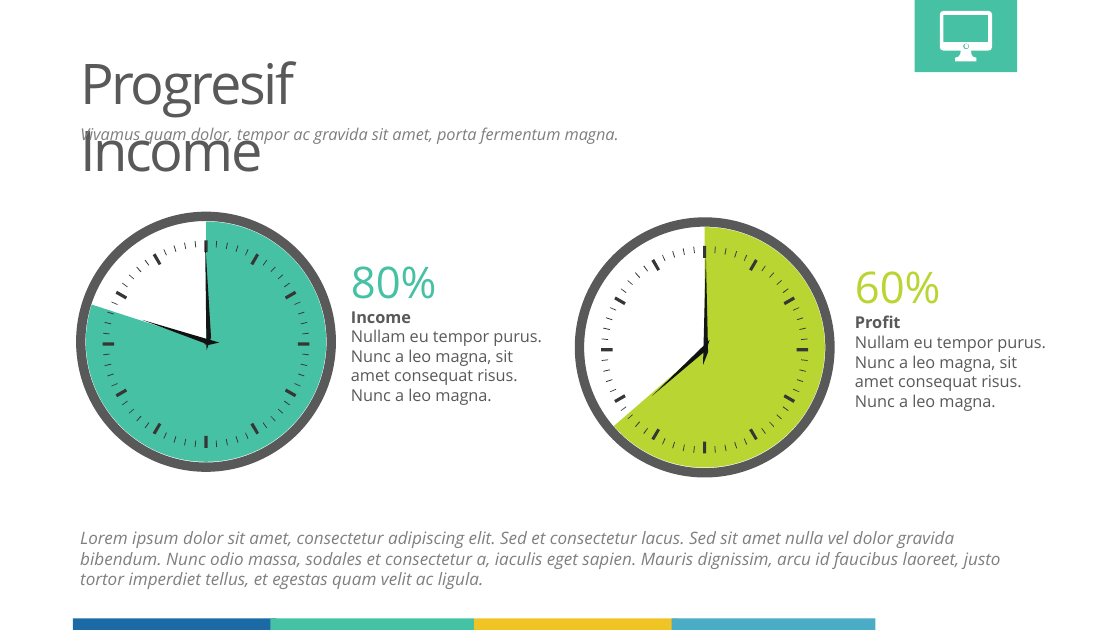
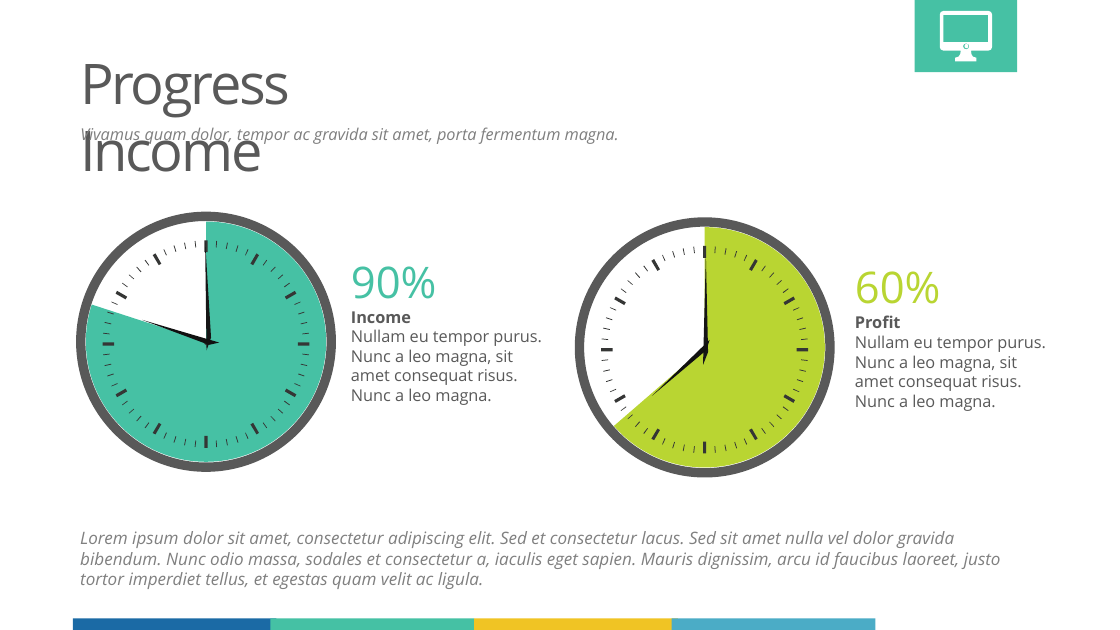
Before and after one commit to Brindley/Test, a slide deck: slide 1 of PowerPoint/Big Idea.pptx (slide 27 before the commit). Drawn at 1120x630 pixels with LibreOffice and Linux fonts; fonts in the diff are those of the drawing; background and template pictures are left out. Boxes give left, top, right and bottom in pixels: in the first picture for what was removed or moved away, otherwise in the second. Text is boxed around its words. In the diff, an @@ line names an element or a change of style, - is before the commit and + after.

Commit message:
Adding Progress Income slide

```diff
--- a/PowerPoint/Big Idea.pptx
+++ b/PowerPoint/Big Idea.pptx
@@ text at [80,64,290,172]: text changed @@
-Progresif Income
+Progress Income
@@ text at [351,266,437,299]: text changed @@
-80%
+90%
```
